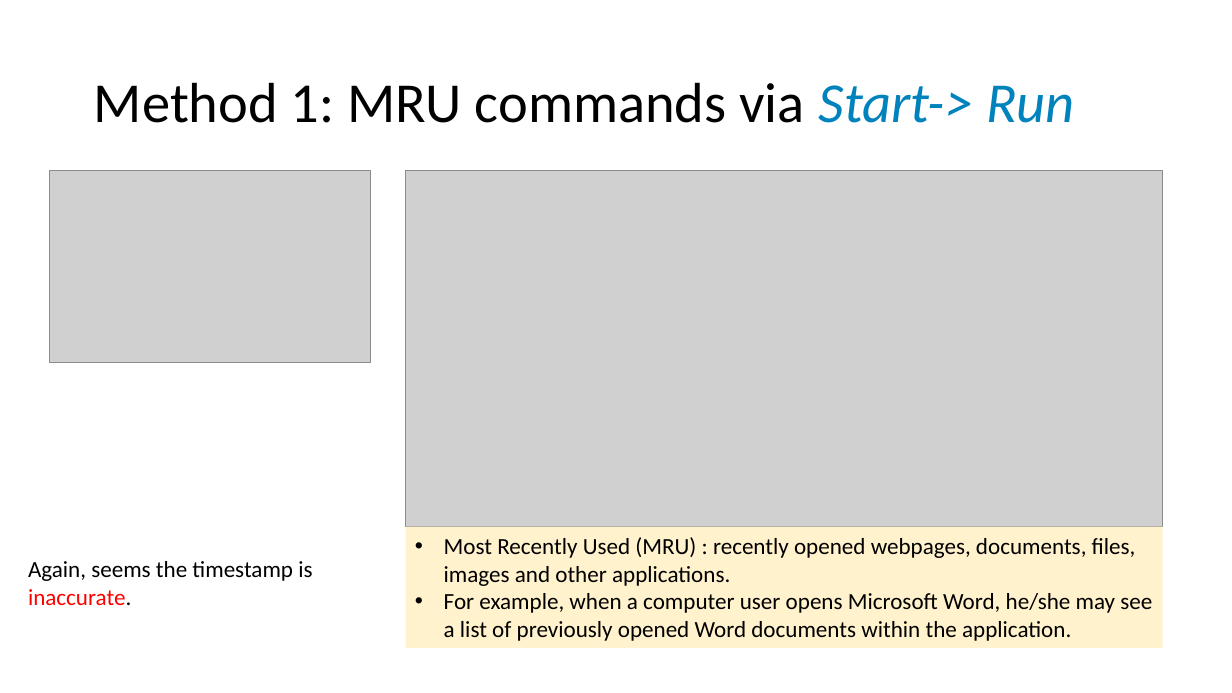
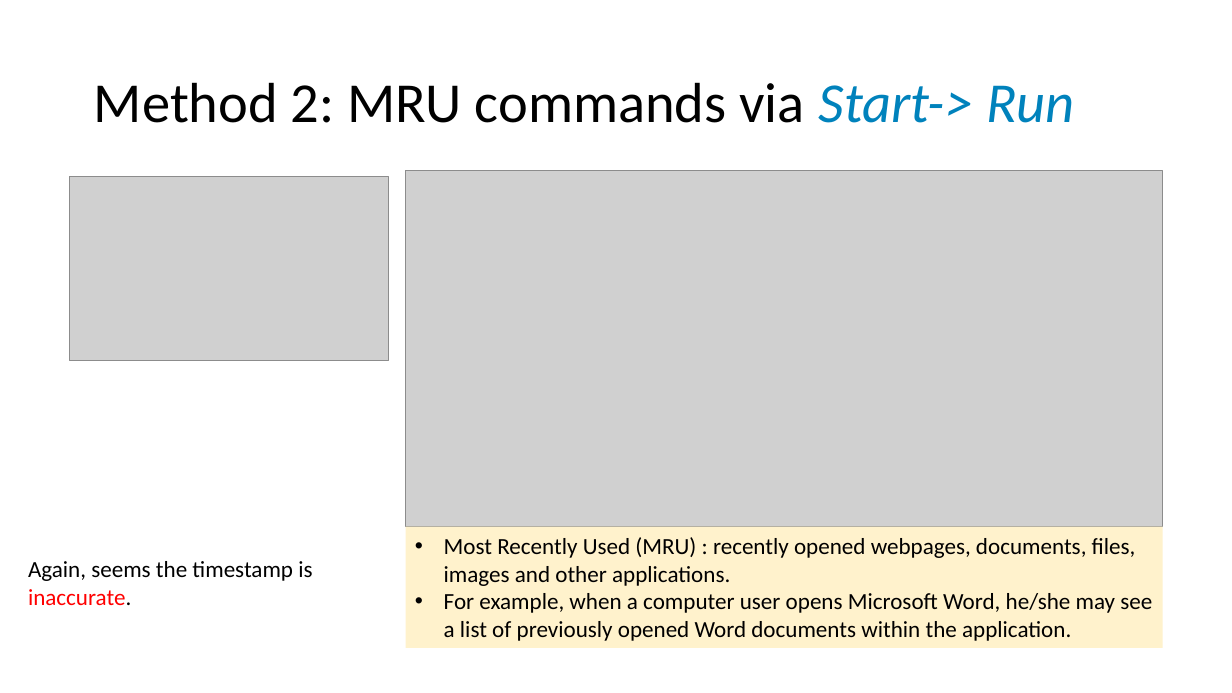
Before and after one commit to frankwxu/digital-forensics-lab, a slide deck: slide 7 of NIST_Data_Leakage_Case/NIST_Data_Leakage_06_Network_Shellbag_Jumplist.pptx (slide 3 before the commit). Drawn at 1232x693 pixels with LibreOffice and Linux fonts; fonts in the diff are those of the drawing; grey boxes stand for pictures; background and template pictures are left out. Boxes give left, top, right and bottom in pixels: in the first picture for what was removed or moved away, otherwise in the second. Text is boxed around its words. In the diff, an @@ line names an element or a change of style, - is before the commit and + after.

```diff
--- a/NIST_Data_Leakage_Case/NIST_Data_Leakage_06_Network_Shellbag_Jumplist.pptx
+++ b/NIST_Data_Leakage_Case/NIST_Data_Leakage_06_Network_Shellbag_Jumplist.pptx
@@ title at [94, 82, 1075, 123]: text changed @@
-Method 1: MRU commands via Start-> Run
+Method 2: MRU commands via Start-> Run
@@ picture: place and size @@
-picture at [50, 171, 371, 363]
+picture at [69, 177, 389, 360]
```
Also in this commit, not shown: 9 other slides changed, 9 slides added, 1 slide removed, 1 other file.
